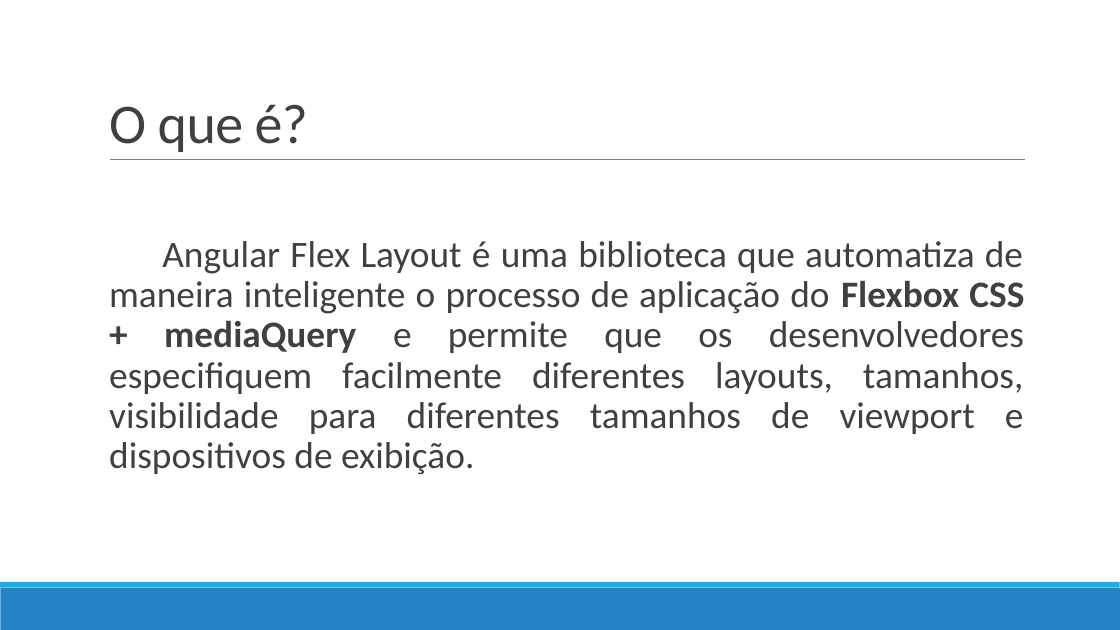
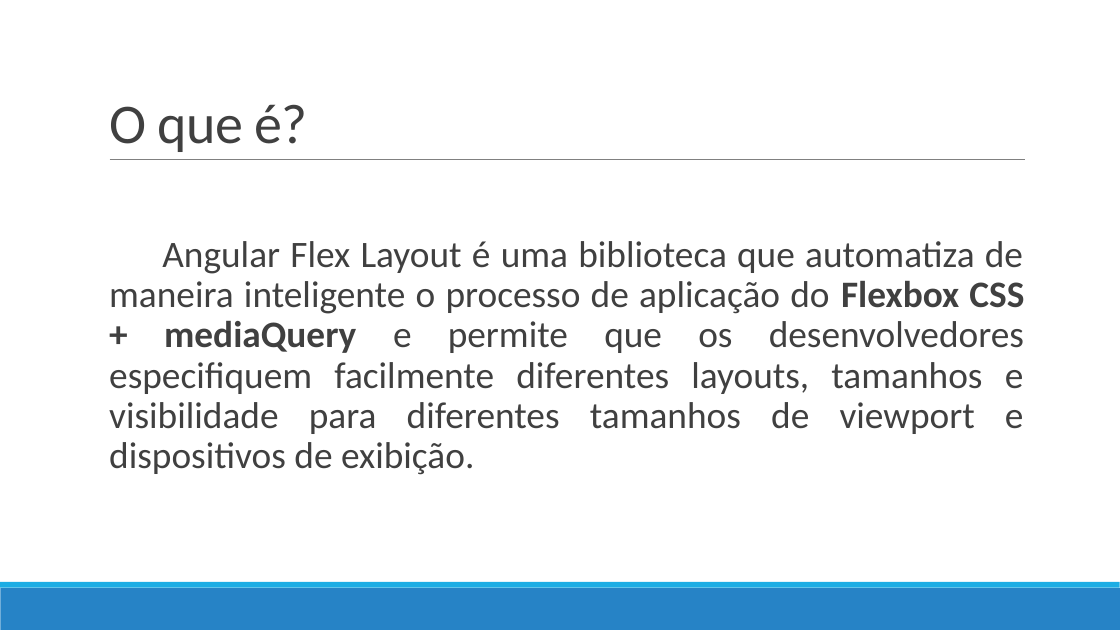
Before and after one commit to eduardoflorence/angular-flex-layout, a slide deck: slide 2 of eduardo-florence-meetup-angular-rio-flex-layout.pptx. Drawn at 1120x630 pixels with LibreOffice and Linux fonts; fonts in the diff are those of the drawing. Boxes give left, top, right and bottom in pixels: in the first picture for what was removed or moved away, otherwise in the second. Text is boxed around its words. In the diff, an @@ line names an element or a change of style, - is before the commit and + after.

```diff
--- a/eduardo-florence-meetup-angular-rio-flex-layout.pptx
+++ b/eduardo-florence-meetup-angular-rio-flex-layout.pptx
@@ text at <box>109,241,1024,475</box>: text changed @@
-  Angular Flex Layout é uma biblioteca que automatiza de maneira inteligente o processo de aplicação do Flexbox CSS + mediaQuery e permite que os desenvolvedores especifiquem facilmente diferentes layouts, tamanhos, visibilidade para diferentes tamanhos de viewport e dispositivos de exibição.
+  Angular Flex Layout é uma biblioteca que automatiza de maneira inteligente o processo de aplicação do Flexbox CSS + mediaQuery e permite que os desenvolvedores especifiquem facilmente diferentes layouts, tamanhos e visibilidade para diferentes tamanhos de viewport e dispositivos de exibição.
```
Also in this commit, not shown: 12 other slides changed, 12 slides added, 2 slides removed, 2 other files.
